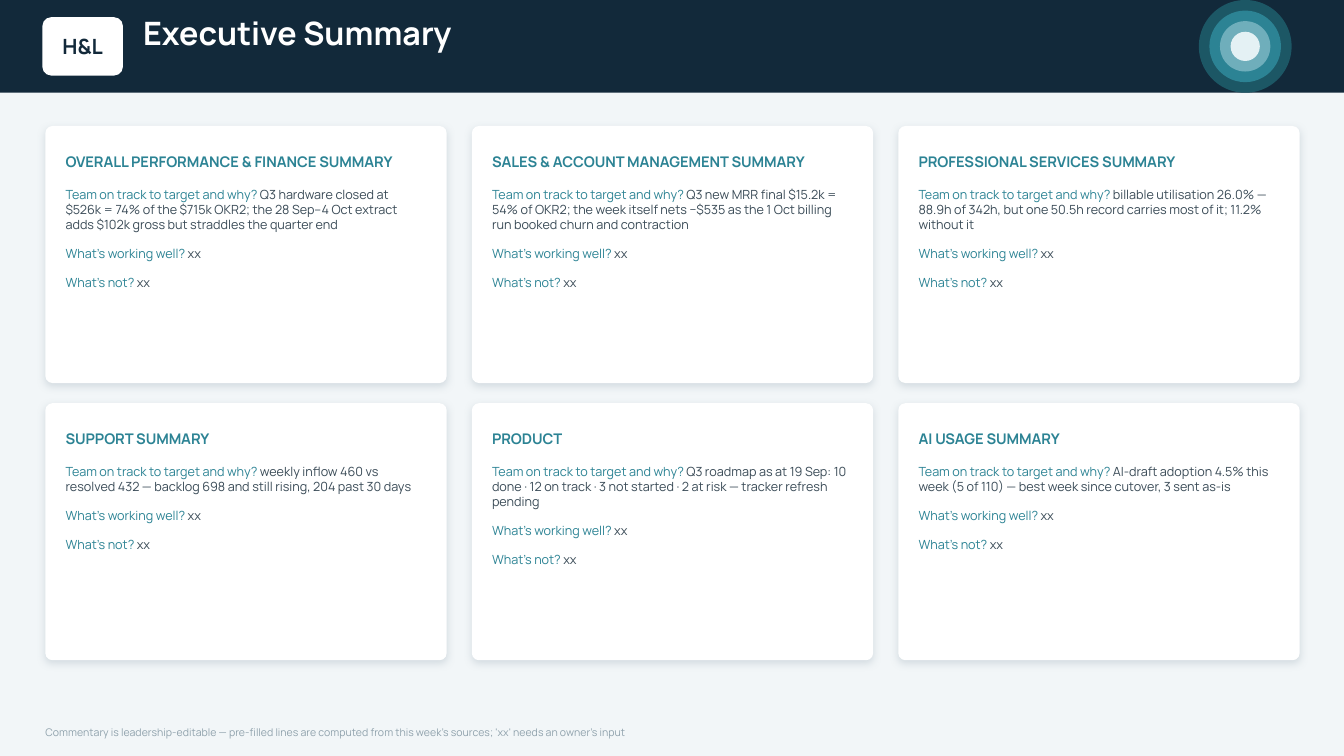
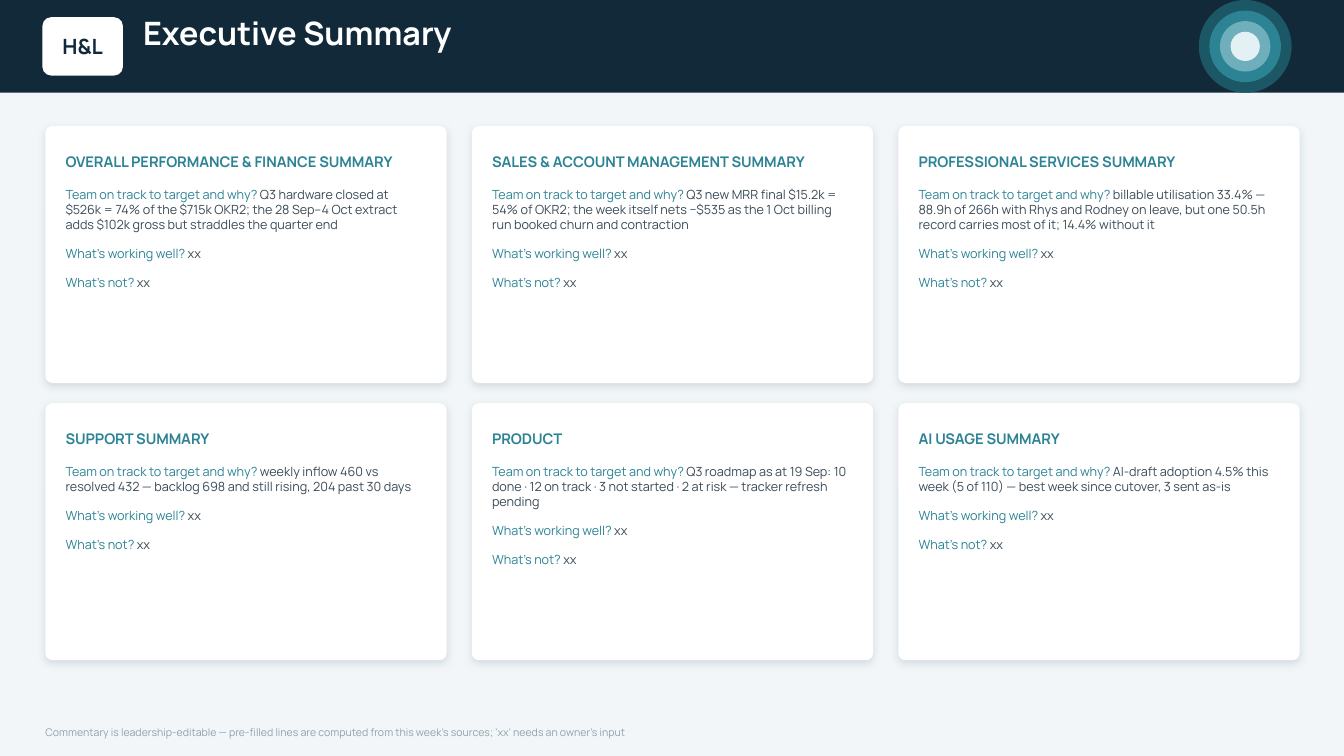
Before and after one commit to ihorner-hl/leadership-reporting, a slide deck: slide 3 of exec-deck/output/H&L Weekly Update - WC 28 Sep 2026.pptx. Drawn at 1344x756 pixels with LibreOffice and Linux fonts; fonts in the diff are those of the drawing. Boxes give left, top, right and bottom in pixels: in the first picture for what was removed or moved away, otherwise in the second. Text is boxed around its words. In the diff, an @@ line names an element or a change of style, - is before the commit and + after.

```diff
--- a/exec-deck/output/H&L Weekly Update - WC 28 Sep 2026.pptx
+++ b/exec-deck/output/H&L Weekly Update - WC 28 Sep 2026.pptx
@@ text at box(919, 189, 1266, 230): text changed @@
-Team on track to target and why? billable utilisation 26.0% — 88.9h of 342h, but one 50.5h record carries most of it; 11.2% without it
+Team on track to target and why? billable utilisation 33.4% — 88.9h of 266h with Rhys and Rodney on leave, but one 50.5h record carries most of it; 14.4% without it
```
Also in this commit, not shown: 1 other slide changed, 5 other files.
